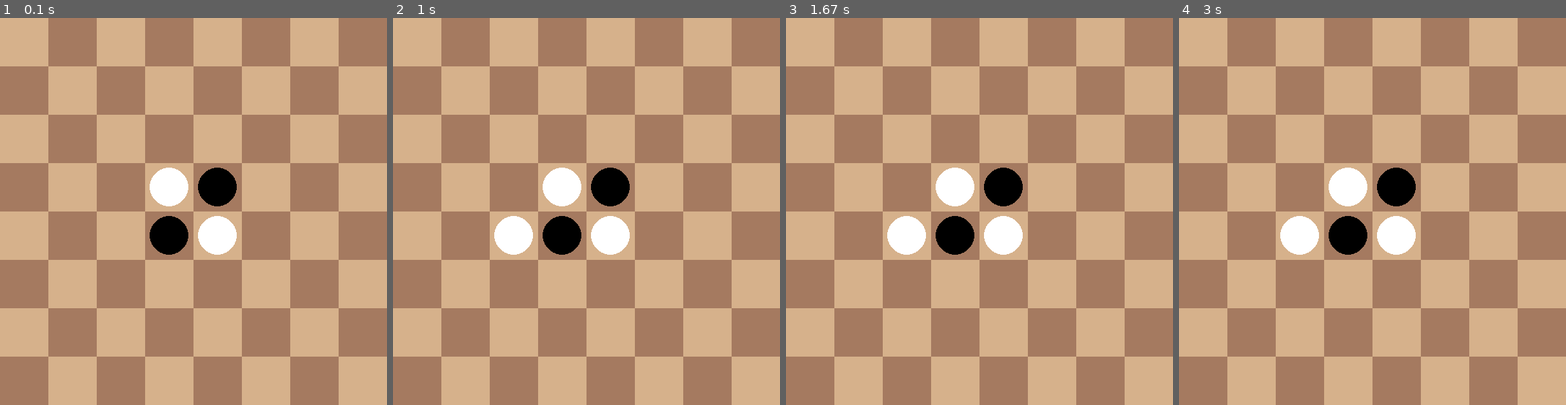
Above: before the commit, frames 1-4 (left to right).
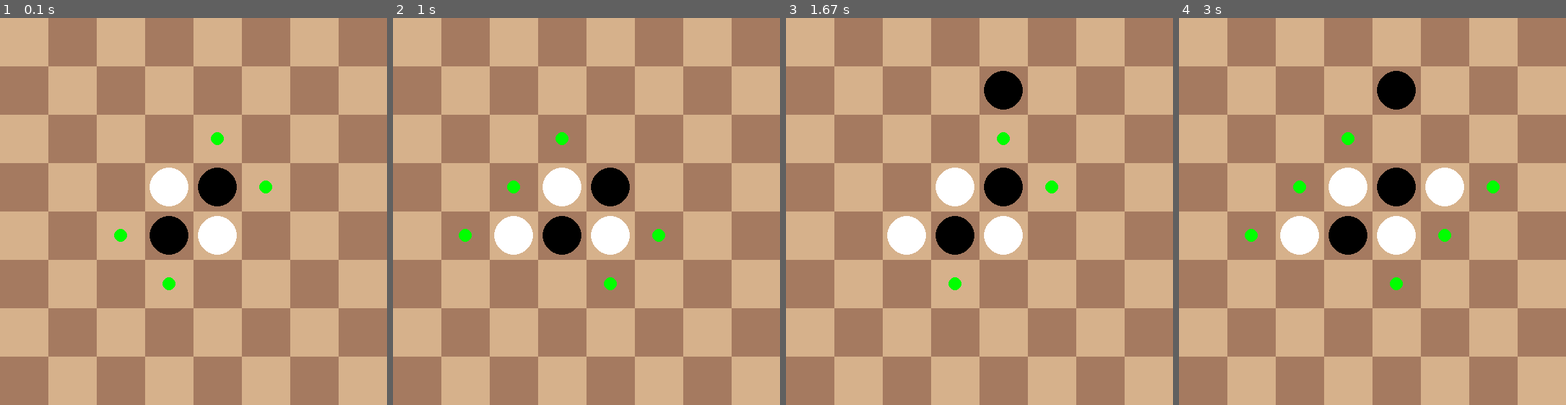
Above: after the commit, the same moments.

Repository: Adamv27/Pygame-Othello
Game: pygame game, started from Othello.py
Two runs of this game, one before a commit and one after it. Both use one fixed random seed, a clock stepped at 60 frames per second and the inputs below.
Inputs (mouse positions are in pixels of both pictures, inside the frame that each line leads up to):
- Up to frame 1 (0.1 s): no input
- Up to frame 2 (1 s): click (586, 211) at 0.38 s; click (493, 215) at 0.72 s
- Up to frame 3 (1.67 s): click (987, 79) at 1.6 s
- Up to frame 4 (3 s): click (1449, 180) at 2.8 s

The runs differ from the first frame. In frame 1, 0.3% of the frame differs, in the area x 29-71%, y 29-71%; in frame 2, 0.4%; in frame 3, 1.0%; in frame 4, 2.1%, in the area x 17-83%, y 13-71%.

Commit message:
Added circle indecators to show possible moves

Diff:
--- a/Othello.py
+++ b/Othello.py
@@ -5,19 +5,19 @@
 
 pygame.init()
 
-width = 600
-height = 600
-screen = pygame.display.set_mode((width, height))
-
 
 class Game:
     def __init__(self, board):
+        self.width = 600
+        self.height = 600
+        self.screen = pygame.display.set_mode((self.width, self.height))
+
         self.board = board
         self.turn = 0
         self.player_one = Player('X')  # White
         self.player_two = Player('O')  # Black
-
-    def main_loop(self, screen):
+        self.possible_moves = []
+    def main_loop(self):
         self.set_up_board()
         while True:
             for event in pygame.event.get():
@@ -26,22 +26,37 @@
 
             if self.turn % 2 == 0:
                 current_player = 'X'
-                move = self.player_one.get_move()
+                self.possible_moves = self.board.get_possible_moves('X', self.screen)
+                self.display_possible_moves()
+                move = self.player_one.get_move(self.possible_moves)
             else:
                 current_player = 'O'
-                move = self.player_two.get_move()
+                self.possible_moves = self.board.get_possible_moves('O', self.screen)
+                self.display_possible_moves()
+                move = self.player_two.get_move(self.possible_moves)
 
-            if self.board.possible_move(move, current_player):
-                draw.tile(screen, move, current_player)
-                self.turn += 1
-            else:
-                continue
+            self.board.grid[move[1]][move[0]] = current_player
+            self.reset_possible_moves()
+            draw.tile(self.screen, move, current_player)
+            self.turn += 1
 
     def set_up_board(self):
+        # Each player starts with two pieces in the middle
         self.board.grid[3][3] = self.board.grid[4][4] = self.player_one.symbol
         self.board.grid[3][4] = self.board.grid[4][3] = self.player_two.symbol
-        draw.board(screen)
-        draw.tiles(screen, self.board.grid)
+        draw.board(self.screen)
+        draw.tiles(self.screen, self.board.grid)
+
+    def display_possible_moves(self):
+        # Draws the green circle at a possible move
+        for possible_move in self.possible_moves:
+            draw.possible_move(self.screen, possible_move[0], possible_move[1])
+
+    def reset_possible_moves(self):
+        # Removes the green circles after the turn is over
+        for possible_move in self.possible_moves:
+            draw.square(self.screen, possible_move[0], possible_move[1])
+        self.possible_moves = []
 
 
 class Player:
@@ -49,7 +64,8 @@
         self.tile_count = 2
         self.symbol = symbol
 
-    def get_move(self):
+    def get_move(self, possible_moves):
+        print(possible_moves)
         while True:
             for event in pygame.event.get():
                 if event.type == pygame.QUIT:
@@ -59,7 +75,9 @@
                     x, y = pygame.mouse.get_pos()
                     board_row = y // 75
                     board_column = x // 75
-                    return board_row, board_column
+                    print(board_row, board_column)
+                    if (board_row, board_column) in possible_moves:
+                        return board_row, board_column
 
     def update_tile_count(self):
         pass
@@ -70,10 +88,19 @@
         # 8x8 Grid
         self.grid = [[''] * 8 for row in range(8)]
 
+    def get_possible_moves(self, player: str, screen) -> list:
+        possible_moves = []
+        # Loop through all spots on the board and check if each one is possible to play
+        # for a given player
+        for row_index, row in enumerate(self.grid):
+            for column_index, column in enumerate(row):
+                if self.possible_move((row_index, column_index), player):
+                    possible_moves.append((row_index, column_index))
+        return possible_moves
+
     def possible_move(self, move: tuple, player: str) -> bool:
         opposite_player = 'X' if player == 'O' else 'O'
         row, column = move
-        print(f'{player} playing move {column, row} against {opposite_player}')
         # Can't play a move on a taken space
         if self.grid[row][column] != '':
             return False
@@ -81,8 +108,6 @@
         #  Check up down left right and all diagonals
         directions = [[-1, 0], [-1, 1], [0, 1], [1, 1], [1, 0], [1, -1], [0, -1], [-1, -1]]
         for direction in directions:
-            print()
-            print(direction)
             current_row = row
             current_column = column
             # Number of opponent tiles in between your move and one of your own pieces
@@ -93,30 +118,27 @@
                 current_column += direction[0]
 
                 # Can not go farther than length of board
-                if len(self.grid) < current_row < 0 or len(self.grid[0]) < current_column < 0:
-                    print('too far')
+                if (current_row > 7 or current_row < 0) or (current_column > 7 or current_column < 0):
                     break
-
                 # There can not be a space in the middle of a move
-                if self.grid[current_row][current_column] == '':
-                    print('space')
+                elif self.grid[current_row][current_column] == '':
                     break
                 # Opponents tiles must be in between your two pieces
                 elif self.grid[current_row][current_column] == opposite_player:
-                    print('found opponent')
                     opponent_tiles += 1
                 # There must be one of your own tiles across from your move
                 elif self.grid[current_row][current_column] == player:
-                    print('found self')
                     # There must be at least one opponent tiles in between your own pieces
                     if opponent_tiles > 0:
                         return True
                     else:
-                        print('not enough opponent')
                         break
         return False
+
+    def flip_tiles(self, move):
+        pass
 
 
 game_board = Board()
 game = Game(game_board)
-game.main_loop(screen)
+game.main_loop()
--- a/draw.py
+++ b/draw.py
@@ -2,13 +2,14 @@
 
 black = (0, 0, 0)
 white = (255, 255, 255)
+green = (0, 255, 0)
+light_brown = (214, 177, 139)
+brown = (165, 122, 96)
+
 center = 37
 radius = 30
 
 def board(screen):
-    light_brown = (214, 177, 139)
-    brown = (165, 122, 96)
-
     square_size = 75
     # 8x8 game board
     for row in range(8):
@@ -41,3 +42,18 @@
     color = white if symbol == 'X' else black
     pygame.draw.circle(screen, color, (row * 75 + center, column * 75 + center), radius)
     pygame.display.update()
+
+
+def possible_move(screen, row, column):
+    rad = 10
+    pygame.draw.circle(screen, green, (row * 75 + center, column * 75 + center), rad)
+    pygame.display.update()
+
+
+def square(screen, row, column):
+    square_size = 75
+    if (row + column) % 2 == 0:
+        color = light_brown
+    else:
+        color = brown
+    pygame.draw.rect(screen, color, (row * square_size, column * square_size, square_size, square_size))
